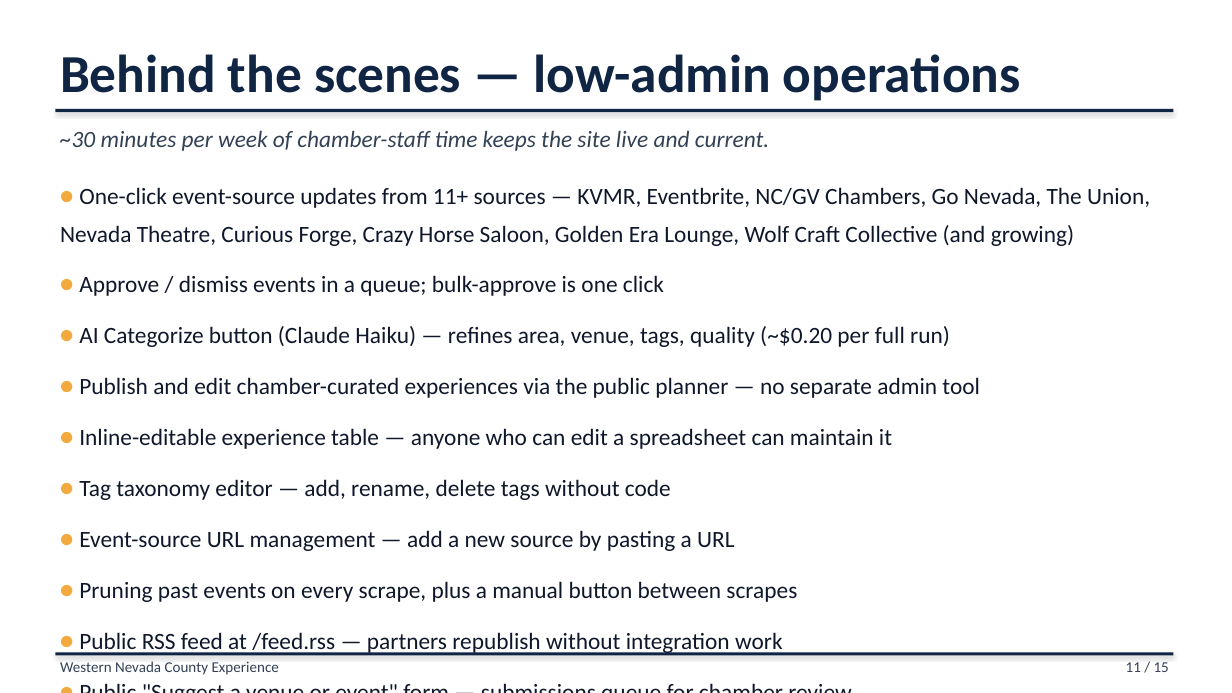
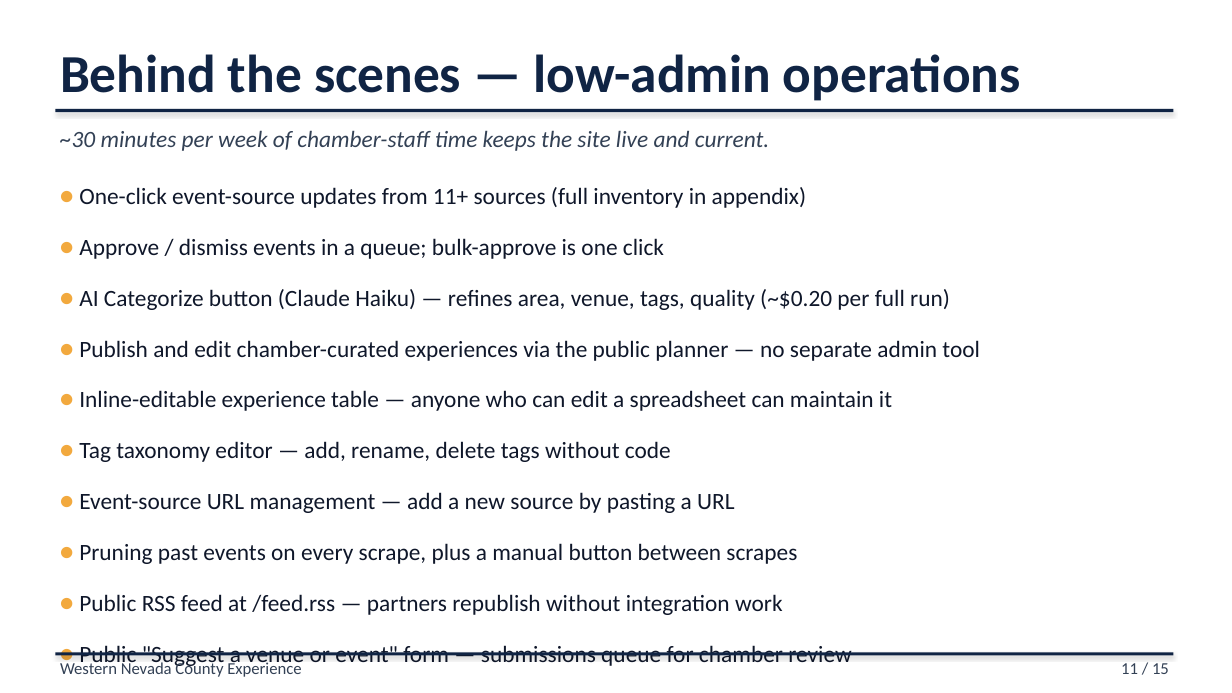
Before and after one commit to liammlrb-eng/nevada-county-experiences, a slide deck: slide 11 of demo_pitch.pptx. Drawn at 1232x693 pixels with LibreOffice and Linux fonts; fonts in the diff are those of the drawing. Boxes give left, top, right and bottom in pixels: in the first picture for what was removed or moved away, otherwise in the second. Text is boxed around its words. In the diff, an @@ line names an element or a change of style, - is before the commit and + after.

```diff
--- a/demo_pitch.pptx
+++ b/demo_pitch.pptx
@@ text at <box>79,187,806,208</box>: text changed @@
-• One-click event-source updates from 11+ sources — KVMR, Eventbrite, NC/GV Chambers, Go Nevada, The Union, Nevada Theatre, Curious Forge, Crazy Horse Saloon, Golden Era Lounge, Wolf Craft Collective (and growing)
+• One-click event-source updates from 11+ sources (full inventory in appendix)
@@ text "Western Nevada County Experience" at <box>60,661,301,677</box>: size 11.7 to 13 pt @@
@@ text "11 / 15" at <box>1121,663,1169,674</box>: size 11.7 to 13 pt @@
```
Also in this commit, not shown: 13 other slides changed, 1 slide added, 3 other files.
